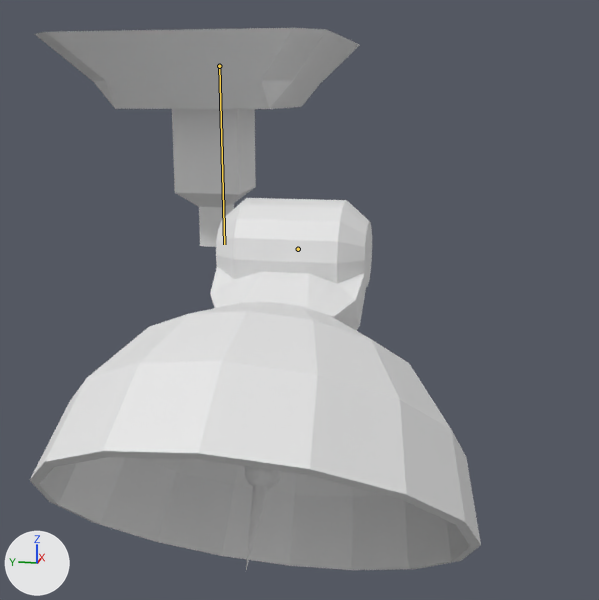
The FBX model Assets/Resources/Objects/Relay/defeat.fbx as it was, and as the next commit left it.
Rendered twice from a 50 mm lens placed at (-15.24, -4.64, -1.03), pointed at (-2.7, -2.13, -4.16). Every picture has the same lights, and +X, +Y and +Z are marked at lower left. Both versions are drawn at frame 1 of the action 'Armature|IdleMove'; the numbers are the values there. The bones that bend it are drawn over the model as lines.

The first picture shows 'sphere2_default'.
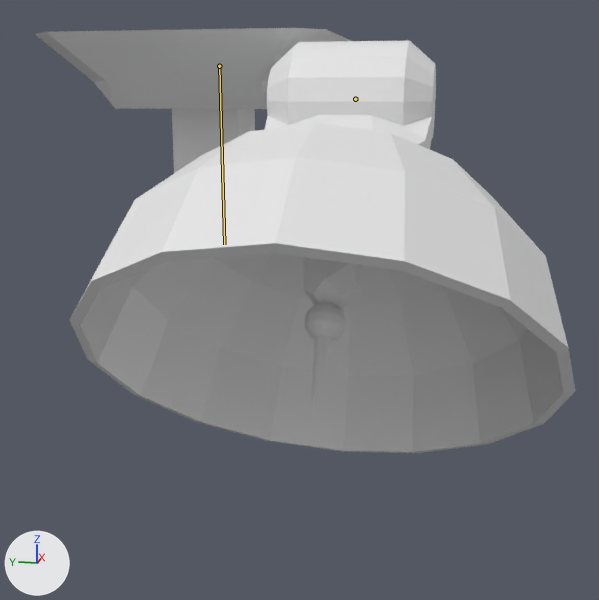
What differs and where, as boxes [x1, y1, x2, y2] in the pictures (599 x 600 px):
'sphere2_default', posed (20% wider, 22% shorter): before [30, 28, 481, 570]; after [35, 28, 576, 453]
bone 'Armature|Main.ik', root to tip: before (298, 249) to (300, 249); after (355, 99) to (358, 99)

The edits, one by one:
Bone 'Armature|Main.ik' (bone_armature_main_ik) moves from (0.801, 0.605, -0.266) to (0.932, 0.885, -0.957).
